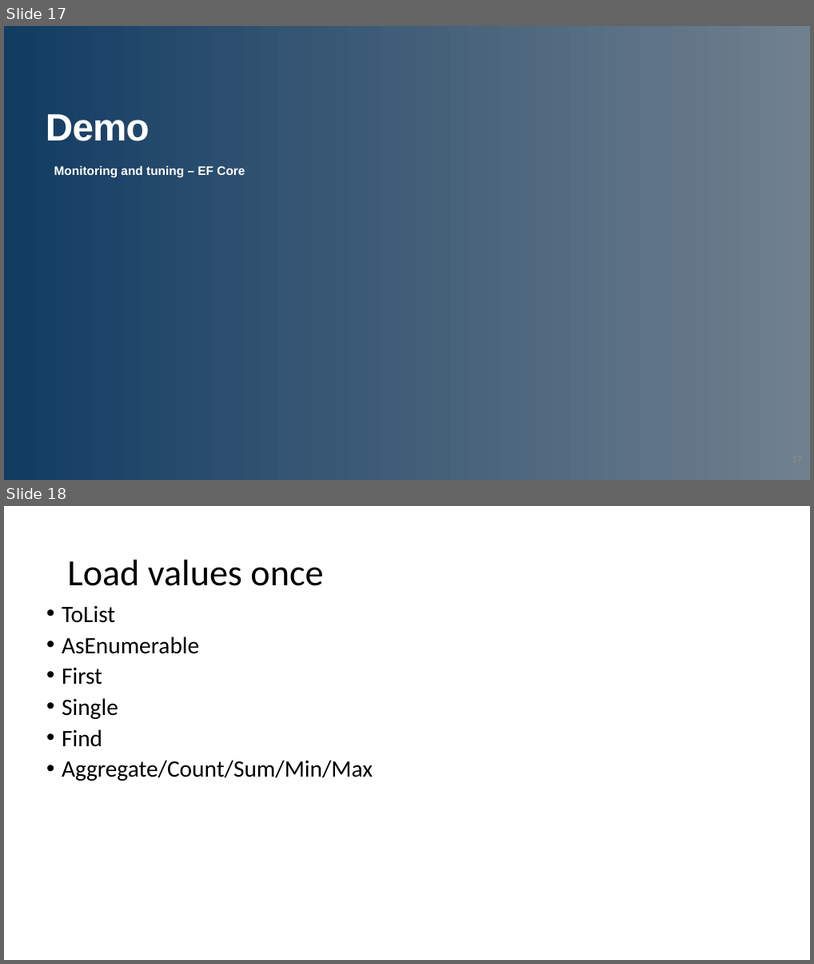
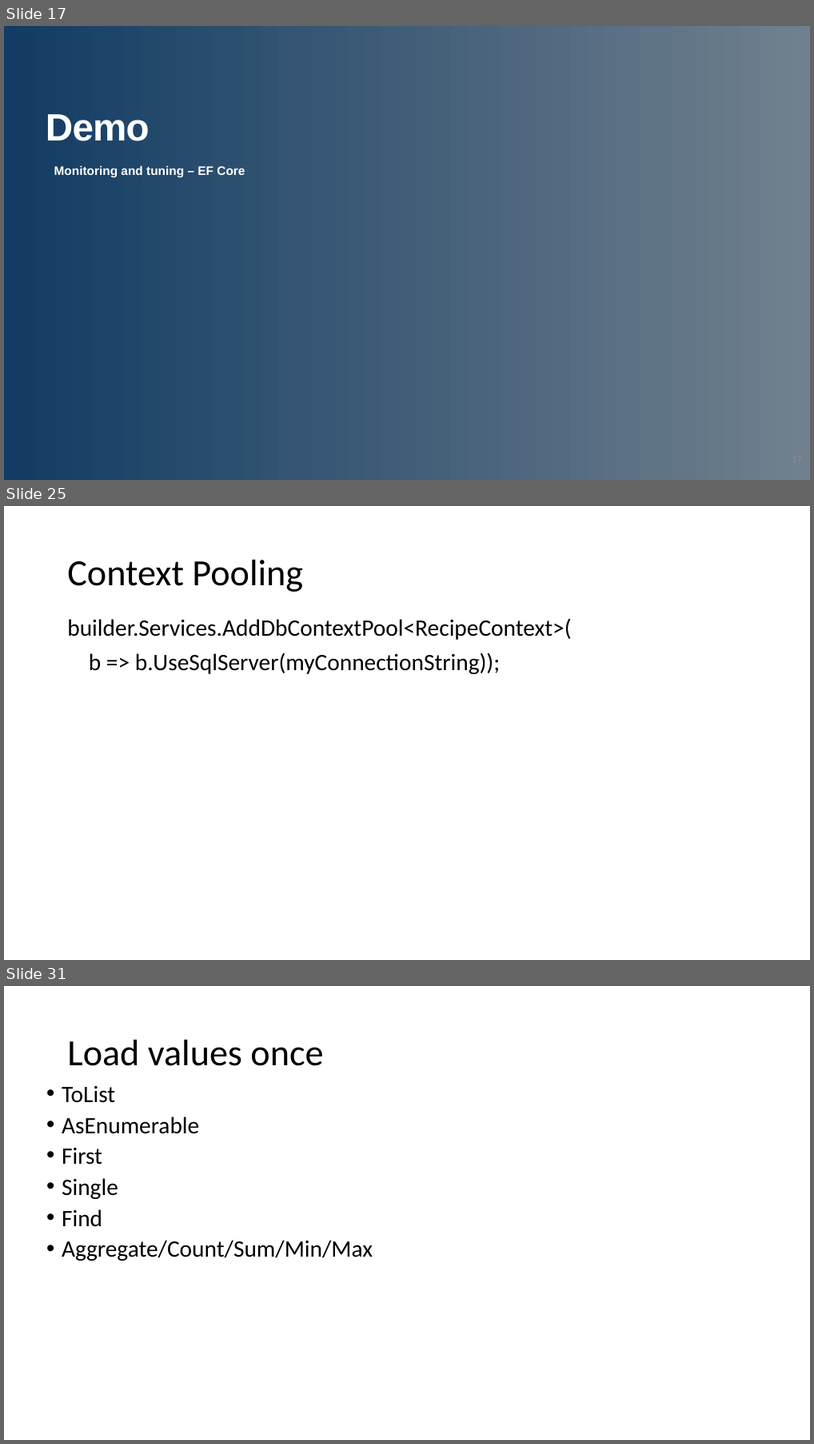
Before and after one commit to jwooley/RecipeWebApi, a slide deck: EFPerf.pptx. Shown one above the other, each under a label of ours: slides 17 and 18 before the commit, slides 17, 25 and 31 after it; the slides between them are not shown. The pictures are 814x964 and 814x1444 pixels, drawn with LibreOffice and Linux fonts; fonts in the diff are those of the drawing; background and template pictures are left out. Boxes give left, top, right and bottom in pixels: in the first picture for what was removed or moved away, otherwise in the second. Text is boxed around its words. In the diff, an @@ line names an element or a change of style, - is before the commit and + after.

```diff
--- a/EFPerf.pptx
+++ b/EFPerf.pptx
@@ slide 25 added at (x1=4, y1=506, x2=810, y2=960), background #FFFFFF @@
@@ title added at (x1=67, y1=560, x2=303, y2=592), 33 pt, text #000000 @@
+Context Pooling
@@ text added at (x1=67, y1=618, x2=571, y2=674), 21 pt, text #000000 @@
+builder.Services.AddDbContextPool<RecipeContext>(
+b => b.UseSqlServer(myConnectionString));
@@ what was slide 18 is now slide 31 @@
```
Also in this commit, not shown: 1 slide changed, 12 other slides added.
